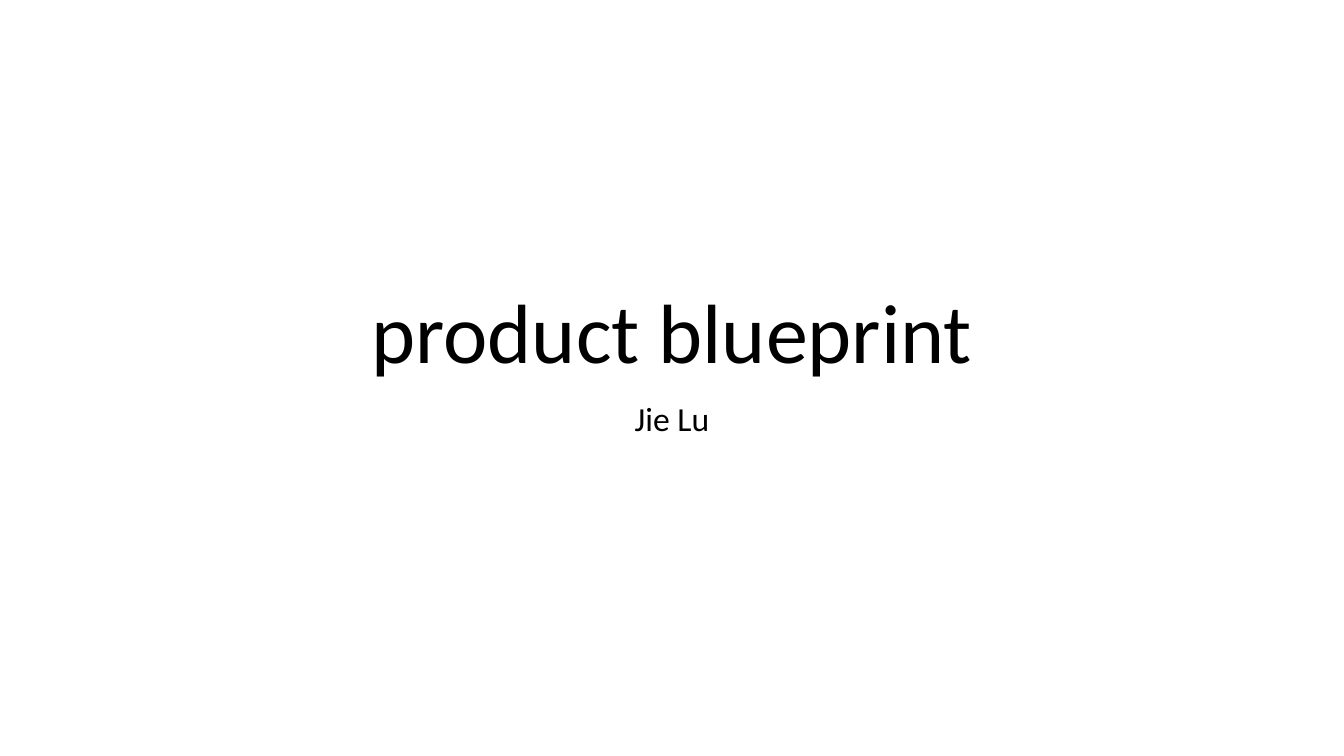
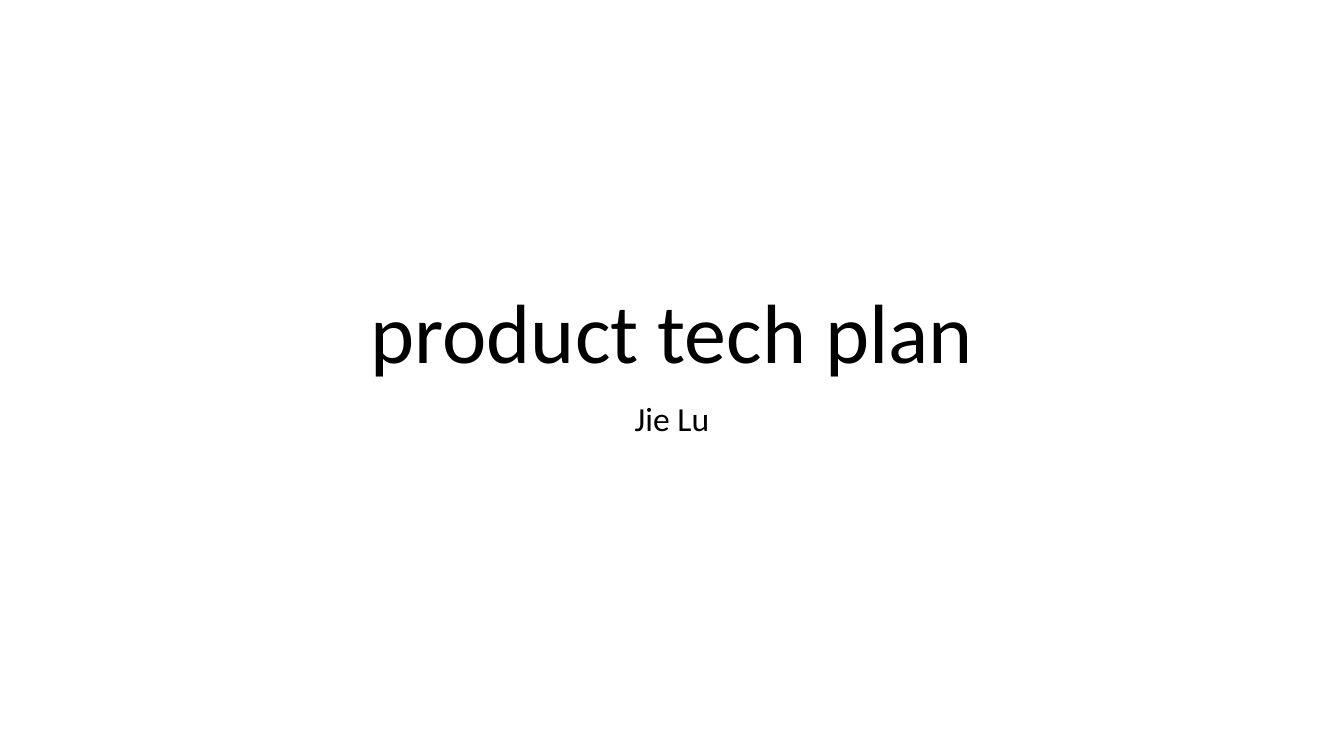
Before and after one commit to kitlomer/MuyuCoreTechnique, a slide deck: slide 1 of tts.pptx. Drawn at 1344x756 pixels with LibreOffice and Linux fonts; fonts in the diff are those of the drawing. Boxes give left, top, right and bottom in pixels: in the first picture for what was removed or moved away, otherwise in the second. Text is boxed around its words. In the diff, an @@ line names an element or a change of style, - is before the commit and + after.

```diff
--- a/tts.pptx
+++ b/tts.pptx
@@ title at (x1=371, y1=304, x2=973, y2=377): text changed @@
-product blueprint
+product tech plan
```
Also in this commit, not shown: 2 other slides changed.
